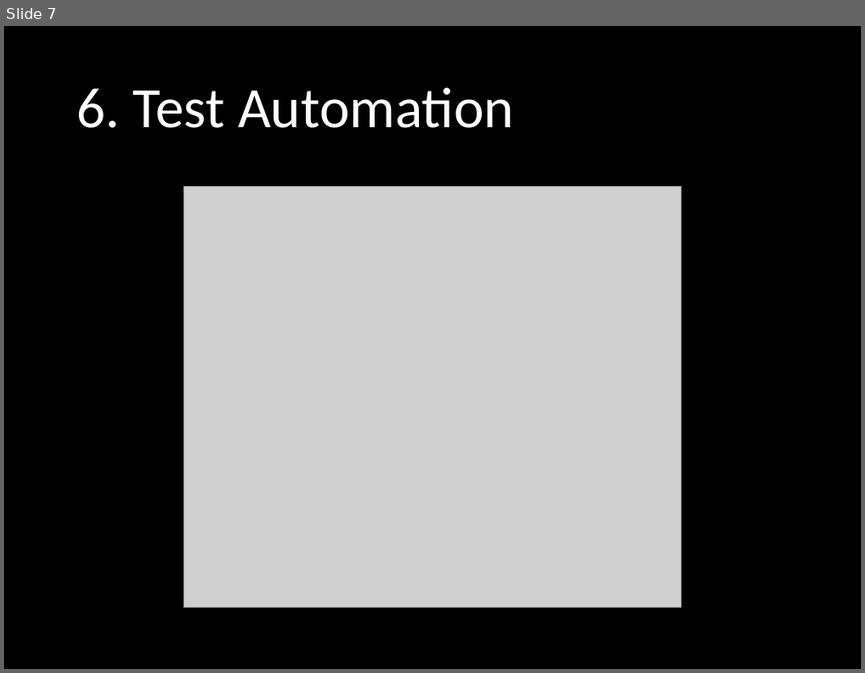
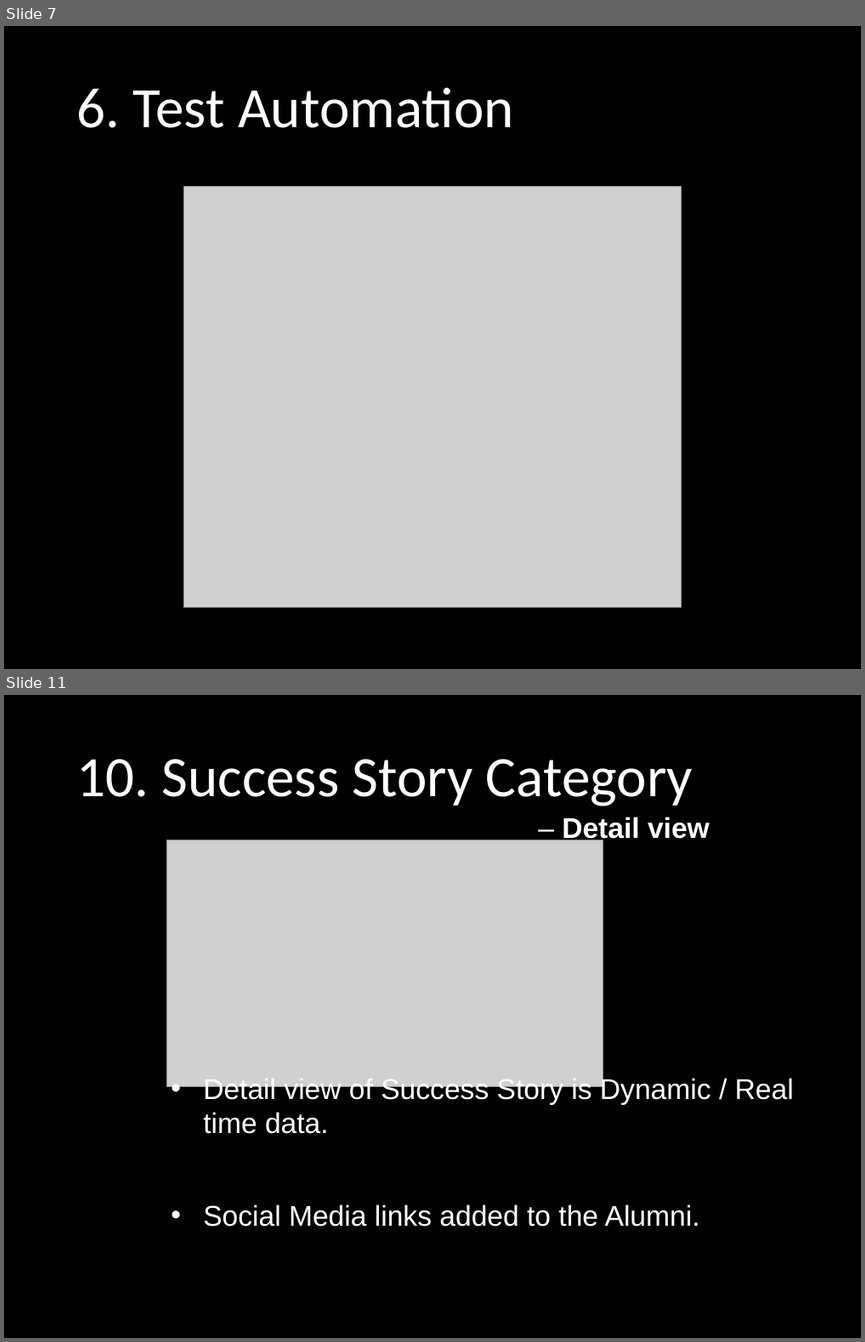
Before and after one commit to yadwinds/761_VEL, a slide deck: PCB/09 Final/Final Presentation (VEL).pptx. Shown one above the other, each under a label of ours: slide 7 before the commit, slides 7 and 11 after it; the slides between them are not shown. The pictures are 865x673 and 865x1342 pixels, drawn with LibreOffice and Linux fonts; fonts in the diff are those of the drawing; grey boxes stand for pictures; background and template pictures are left out. Boxes give left, top, right and bottom in pixels: in the first picture for what was removed or moved away, otherwise in the second. Text is boxed around its words. In the diff, an @@ line names an element or a change of style, - is before the commit and + after.

```diff
--- a/PCB/09 Final/Final Presentation (VEL).pptx
+++ b/PCB/09 Final/Final Presentation (VEL).pptx
@@ slide 11 added at (4, 695, 861, 1338), background picture (left out) @@
@@ text added at (77, 759, 692, 806), 48 pt, text #FFFFFF @@
+10. Success Story Category
@@ title added at (562, 817, 710, 844), 24 pt, text #FFFFFF, bold @@
+– Detail view
@@ picture added at (167, 840, 602, 1087) @@
@@ text added at (203, 1076, 794, 1226), 24 pt, text #FFFFFF @@
+• Detail view of Success Story is Dynamic / Real time data.
+• Social Media links added to the Alumni.
```
Also in this commit, not shown: 5 slides changed, 3 other slides added.
